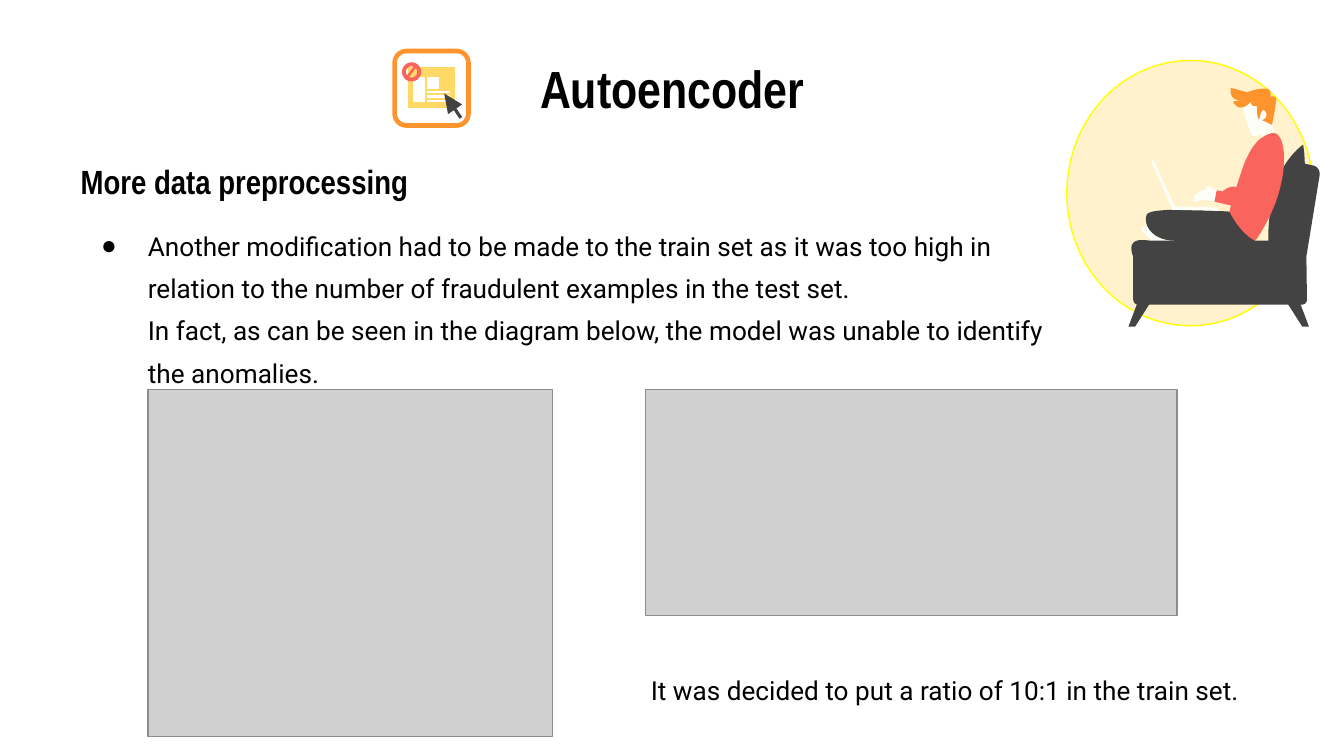
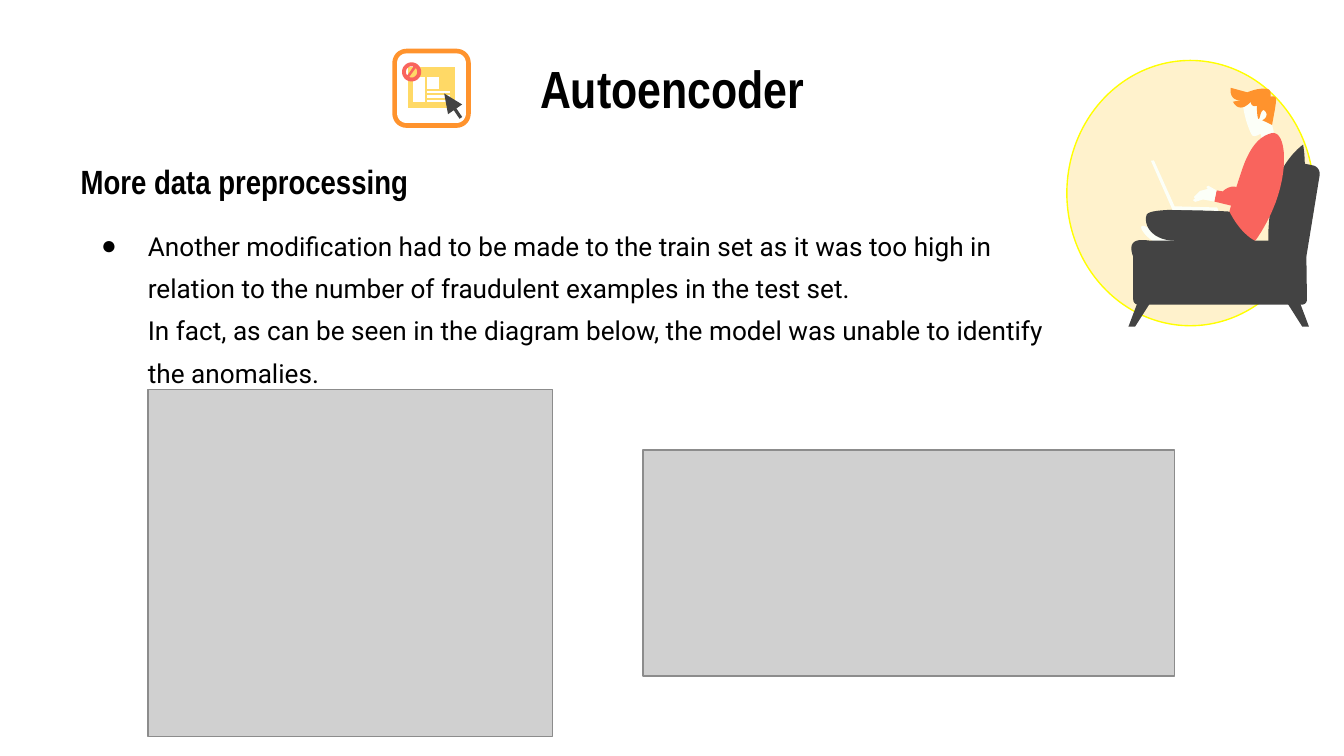
Before and after one commit to AntheaSilvia/Credit-Card-Fraud-Anomaly-detection, a slide deck: slide 13 of Credit Card Fraud Detection-Presentation.pptx. Drawn at 1344x756 pixels with LibreOffice and Linux fonts; fonts in the diff are those of the drawing; grey boxes stand for pictures. Boxes give left, top, right and bottom in pixels: in the first picture for what was removed or moved away, otherwise in the second. Text is boxed around its words. In the diff, an @@ line names an element or a change of style, - is before the commit and + after.

```diff
--- a/Credit Card Fraud Detection-Presentation.pptx
+++ b/Credit Card Fraud Detection-Presentation.pptx
@@ picture: place and size @@
-picture at bbox=[645, 390, 1177, 616]
+picture at bbox=[642, 450, 1175, 676]
@@ text removed at bbox=[651, 680, 1238, 706] @@
-It was decided to put a ratio of 10:1 in the train set.
```
Also in this commit, not shown: 3 other slides changed, 1 other file.
